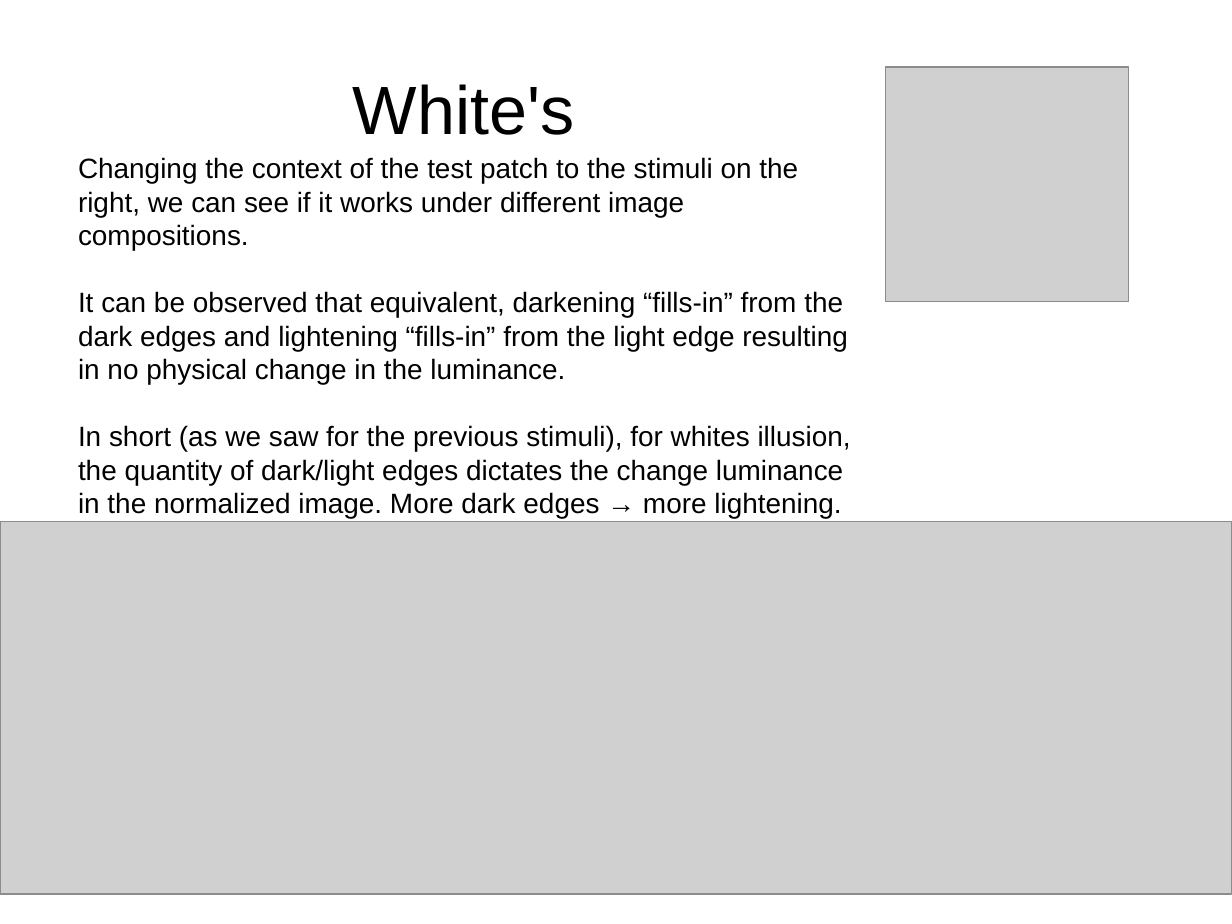
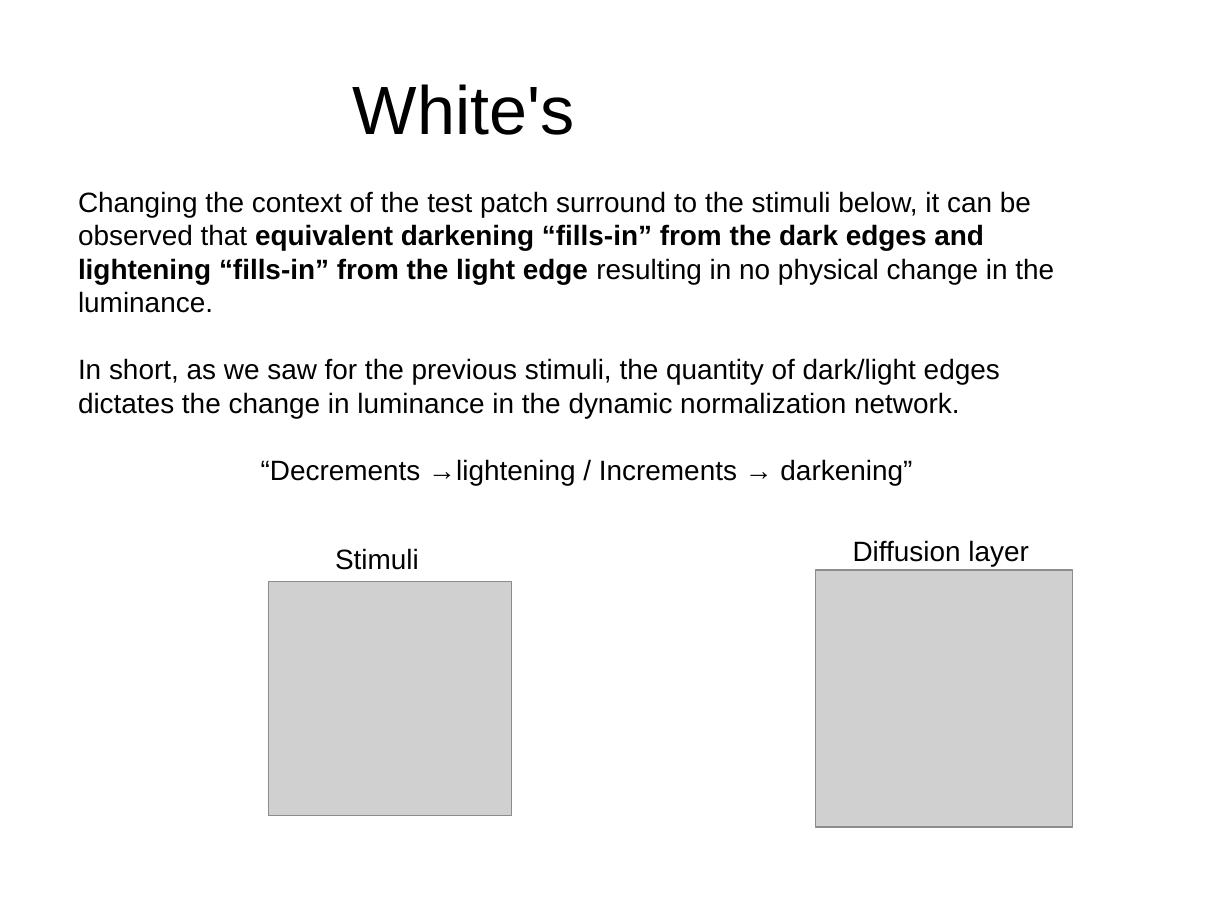
Before and after one commit to TUBvision/contAdapt_francis, a slide deck: slide 15 of Documents/Dynamic normalization model.odp. Drawn at 1232x924 pixels with LibreOffice and Linux fonts; fonts in the diff are those of the drawing; grey boxes stand for pictures. Boxes give left, top, right and bottom in pixels: in the first picture for what was removed or moved away, otherwise in the second. Text is boxed around its words. In the diff, an @@ line names an element or a change of style, - is before the commit and + after.

```diff
--- a/Documents/Dynamic normalization model.odp
+++ b/Documents/Dynamic normalization model.odp
@@ text at (78, 191, 1054, 485): text changed @@
-Changing the context of the test patch to the stimuli on the right, we can see if it works under different image compositions.
-It can be observed that equivalent, darkening “fills-in” from the dark edges and lightening “fills-in” from the light edge resulting in no physical change in the luminance.
-In short (as we saw for the previous stimuli), for whites illusion, the quantity of dark/light edges dictates the change luminance in the normalized image. More dark edges → more lightening.
+Changing the context of the test patch surround to the stimuli below, it can be observed that equivalent darkening “fills-in” from the dark edges and lightening “fills-in” from the light edge resulting in no physical change in the luminance.
+In short, as we saw for the previous stimuli, the quantity of dark/light edges dictates the change in luminance in the dynamic normalization network.
+“Decrements →lightening / Increments → darkening”
@@ text added at (335, 548, 419, 570), 18 pt, text #000000 @@
+Stimuli
@@ text added at (853, 540, 1029, 566), 18 pt, text #000000 @@
+Diffusion layer
@@ picture: place and size @@
-picture at (885, 67, 1129, 302)
+picture at (268, 581, 512, 816)
@@ picture: place and size @@
-picture at (0, 521, 1232, 894)
+picture at (816, 570, 1073, 827)
```
Also in this commit, not shown: 7 other slides changed, 2 slides added, 55 other files.
